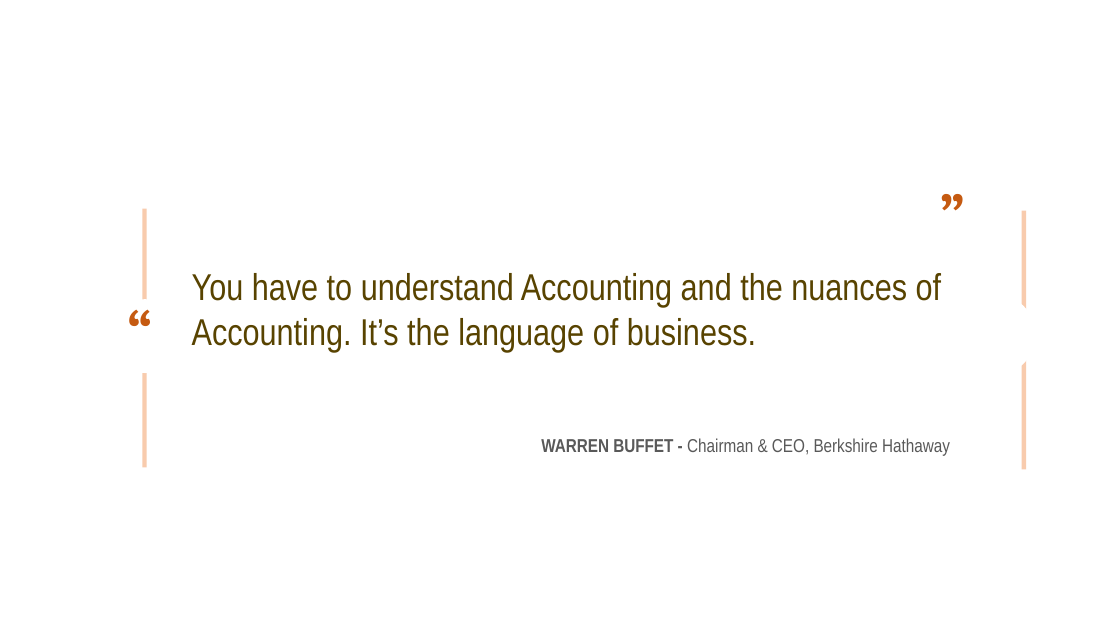
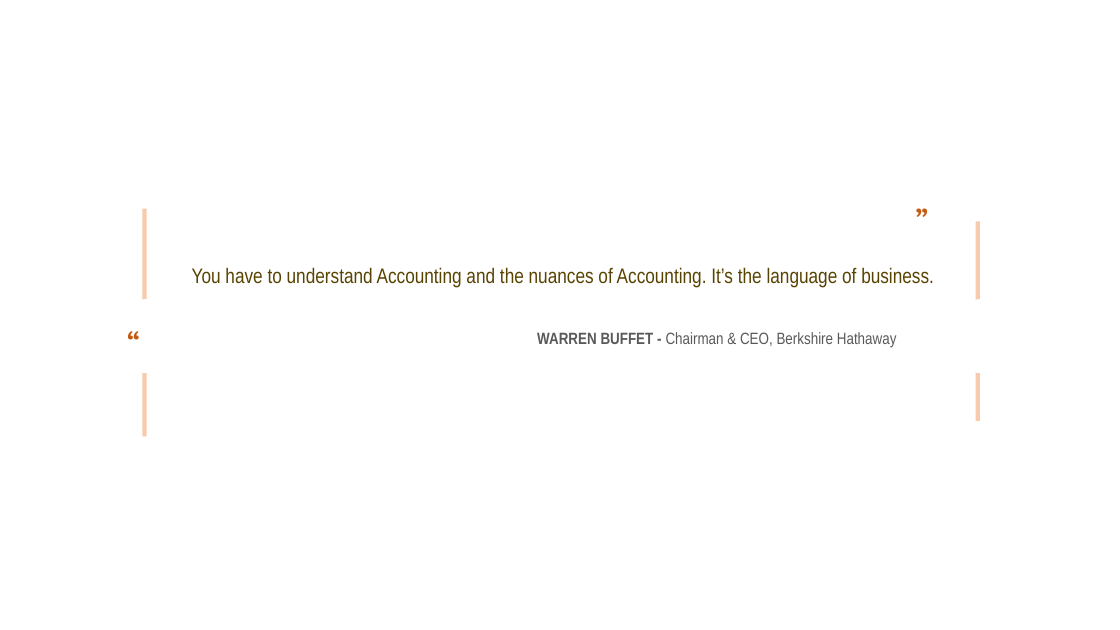
Before and after one commit to leonardodls/product-introduction-financial-accounting, a slide deck: slide 6 of assets/public/Chapter_1_Introduction_to_business_and_accounting_concepts/documents/resources/BusinessConcepts.pptx. Drawn at 1120x630 pixels with LibreOffice and Linux fonts; fonts in the diff are those of the drawing. Boxes give left, top, right and bottom in pixels: in the first picture for what was removed or moved away, otherwise in the second. Text is boxed around its words. In the diff, an @@ line names an element or a change of style, - is before the commit and + after.

```diff
--- a/assets/public/Chapter_1_Introduction_to_business_and_accounting_concepts/documents/resources/BusinessConcepts.pptx
+++ b/assets/public/Chapter_1_Introduction_to_business_and_accounting_concepts/documents/resources/BusinessConcepts.pptx
@@ rectangle: place and size @@
-rectangle at bbox=[142, 208, 146, 467]
+rectangle at bbox=[142, 208, 146, 436]
@@ rectangle: place and size @@
-rectangle at bbox=[1022, 211, 1026, 470]
+rectangle at bbox=[976, 221, 981, 421]
@@ rectangle at bbox=[976, 221, 981, 421]: mirrored @@
@@ text "“" at bbox=[118, 266, 176, 376]: size 54 to 28 pt @@
@@ text "You have to understand Accounting ..." at bbox=[192, 267, 934, 288]: size 32 to 18 pt @@
@@ text "“" at bbox=[937, 283, 994, 393]: size 54 to 28 pt @@
@@ text "“": place and size @@
-text "“" at bbox=[974, 255, 1031, 402]
+text "“" at bbox=[937, 283, 994, 393]
@@ ellipse: place and size @@
-ellipse at bbox=[976, 298, 1035, 372]
+ellipse at bbox=[951, 299, 1010, 373]
@@ text "WARREN BUFFET - Chairman & ...": place and size @@
-text "WARREN BUFFET - Chairman & ..." at bbox=[541, 438, 950, 456]
+text "WARREN BUFFET - Chairman & ..." at bbox=[537, 332, 897, 347]
@@ text "WARREN BUFFET - Chairman & ..." at bbox=[537, 332, 897, 347]: size 16 to 14 pt @@
```
Also in this commit, not shown: 4 other files.
